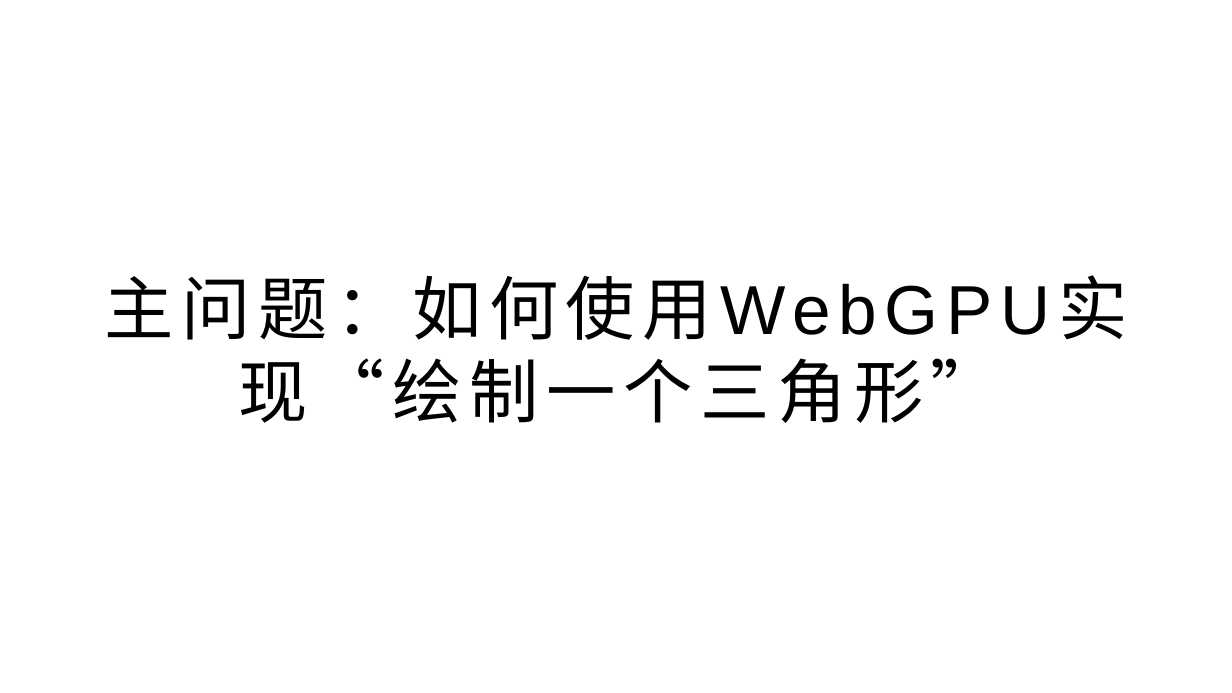
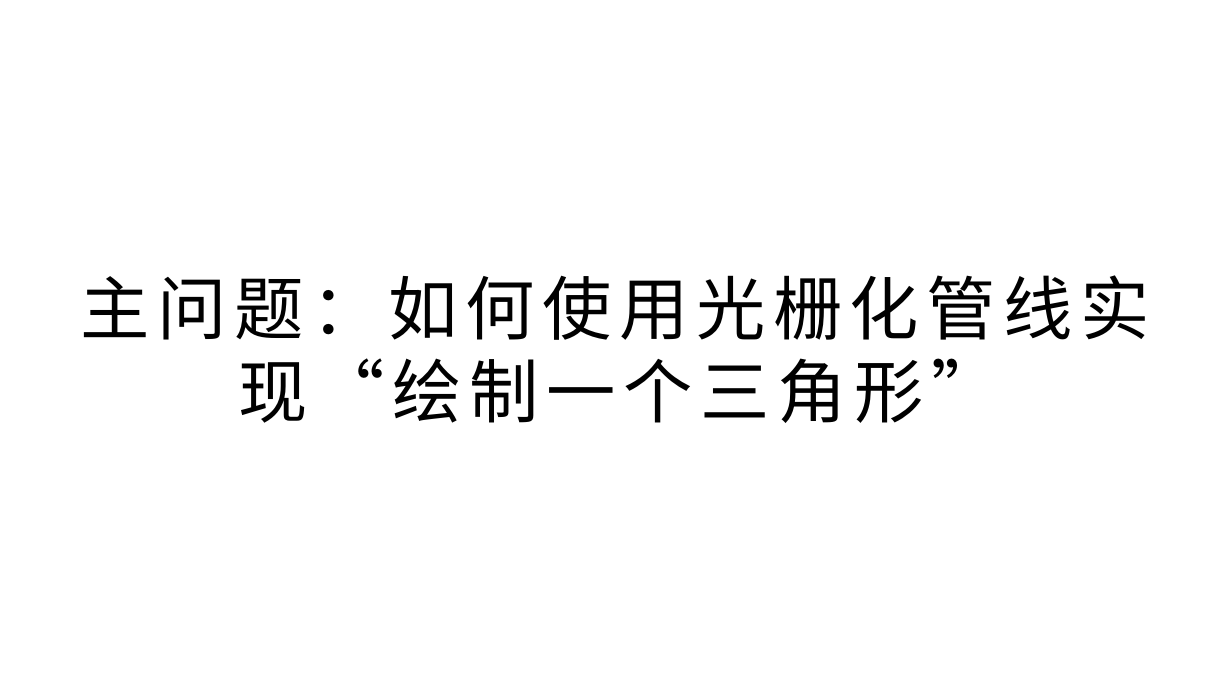
Before and after one commit to yyc-git/PotorealisticRenderEdu-3, a slide deck: slide 24 of lessons/2_triangle/ppt/第二节课.pptx (slide 22 before the commit). Drawn at 1232x693 pixels with LibreOffice and Linux fonts; fonts in the diff are those of the drawing; background and template pictures are left out. Boxes give left, top, right and bottom in pixels: in the first picture for what was removed or moved away, otherwise in the second. Text is boxed around its words. In the diff, an @@ line names an element or a change of style, - is before the commit and + after.

```diff
--- a/lessons/2_triangle/ppt/第二节课.pptx
+++ b/lessons/2_triangle/ppt/第二节课.pptx
@@ title at bbox=[81, 275, 1150, 423]: text changed @@
-主问题：如何使用WebGPU实现“绘制一个三角形”
+主问题：如何使用光栅化管线实现“绘制一个三角形”
```
Also in this commit, not shown: 6 other slides changed, 4 slides added, 1 slide removed, 4 other files.
